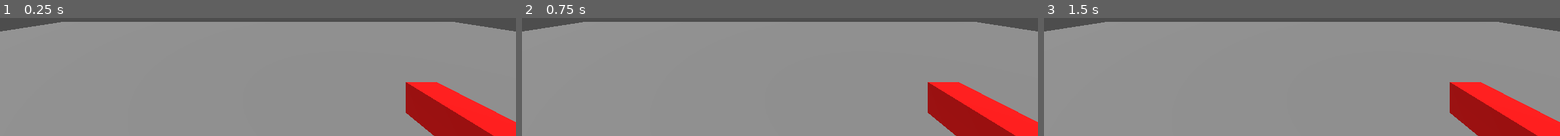
Above: before the commit, frames 1-3 (left to right).
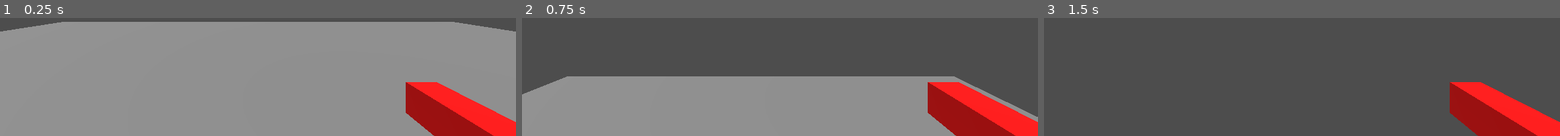
Above: after the commit, the same moments.

Repository: Skulhunter5/gaki-projekt
Game: Godot game, scene res://scenes/World.tscn
The game is run twice, just before and just after one commit, with the same random seed, the same clock (stepped at 60 frames per second) and the same inputs.
Inputs (mouse positions are in pixels of both pictures, inside the frame that each line leads up to):
- Up to frame 1 (0.25 s): no input
- Up to frame 2 (0.75 s): tap Enter at 0.5 s; move the mouse to (outside the picture) at 0.52 s; hold D (walk_right) from 0.53 s (still down); hold Space (jump) from 0.53 s (still down)
- Up to frame 3 (1.5 s): move the mouse to (outside the picture) at 1.27 s; release D (walk_right) at 1.28 s; release Space (jump) at 1.28 s; hold S (walk_backwards) from 1.28 s (still down); click (outside the picture) at 1.35 s

The runs differ from the first frame. In frame 1, less than 0.1% of the frame differs, in the area x 0-100%, y 3-12%; in frame 2, 49%; in frame 3, 89%, in the area x 0-100%, y 3-100%.
Error before the commit: Parse Error: Expected indented block after "if" block. (res://scenes/player.gd:28)

Commit message:
feat: added jumping mechanic

Diff:
--- a/scenes/player.gd
+++ b/scenes/player.gd
@@ -2,6 +2,7 @@
 
 @export var speed = 5.0
 @export var jump_velocity = 15
+@export var fall_acceleration = 50
 
 @export var tilt_limit = deg_to_rad(75)
 @export_range(0.0,1.0) var mouse_sensitivity = 0.01
@@ -11,6 +12,7 @@
 
 var target_velocity: Vector3 = Vector3.ZERO
 var paused: bool = true
+
 func _physics_process(delta: float) -> void:
 	var direction: Vector3 = Vector3.ZERO
 
@@ -26,12 +28,19 @@
 	if Input.is_action_pressed("walk_right"):
 		direction.x += 1
 	if Input.is_action_pressed("jump"):
+		target_velocity.y = jump_velocity
+
 	if direction != Vector3.ZERO:
 		direction = direction.normalized()
+
 	direction = direction.rotated(Vector3.UP, _camera_pivot.rotation.y)
 
 	target_velocity.x = direction.x * speed
 	target_velocity.z = direction.z * speed
+
+	if not is_on_floor():
+		target_velocity.y = target_velocity.y - (fall_acceleration * delta)
+
 	velocity = target_velocity
 	move_and_slide()
 
